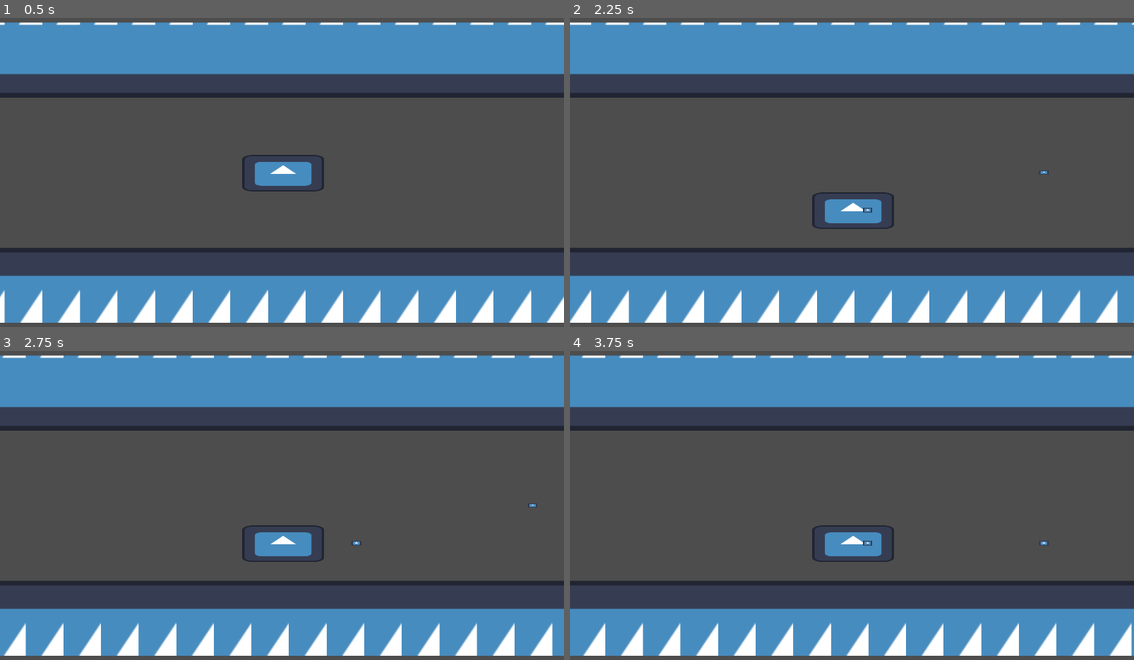
Above: before the commit, frames 1-4 (two rows, left to right).
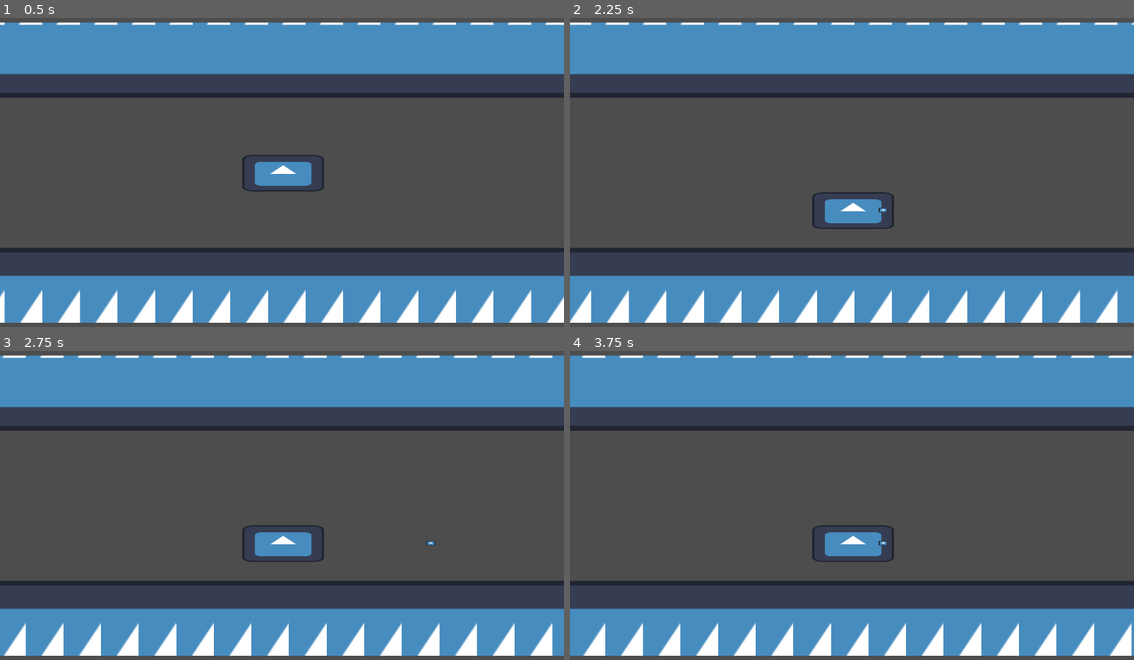
Above: after the commit, the same moments.

Repository: LuisGarrillo/frame-breakers
Game: Godot game, scene res://scenes/level/level.tscn
The game is run twice, just before and just after one commit, with the same random seed, the same clock (stepped at 60 frames per second) and the same inputs. The engine's default icon, where the game draws it, is replaced by a stand-in: a white triangle on a blue panel in a dark square.
Inputs:
- Up to frame 1 (0.5 s): no input
- Up to frame 2 (2.25 s): tap Space (Attack) at 0.6, 2.1 s; hold Down 1.28-2.03 s; tap Up (Move) at 1.35 s
- Up to frame 3 (2.75 s): no input
- Up to frame 4 (3.75 s): tap Up (Move) at 2.85 s; hold Down from 3.53 s (still down); tap Space (Attack) at 3.6 s

Frame 1 is identical in both runs. In frame 2, less than 0.1% of the frame differs, in the area x 51-85%, y 49-64%; in frame 3, less than 0.1%; in frame 4, less than 0.1%, in the area x 51-85%, y 61-64%.

Commit message:
Increase projectile speed

Diff:
--- a/frame-breakers/scripts/level/projectile.gd
+++ b/frame-breakers/scripts/level/projectile.gd
@@ -7,10 +7,11 @@
 	"Enemy": 0
 }
 var direction
+@export var increase = 2
 
 
 func _physics_process(delta: float) -> void:
-	position.x += Global.speed * delta * direction
+	position.x += Global.speed * increase * delta * direction
 	if position.x < limit * -1 or position.x > limit:
 		queue_free()
 
